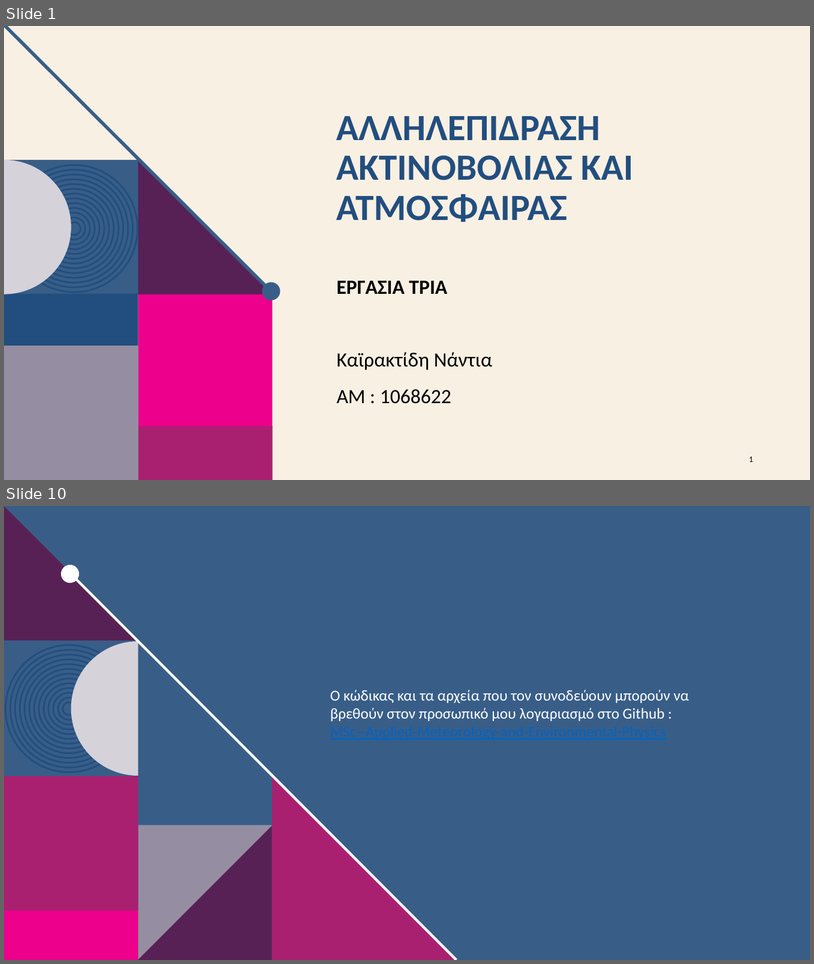
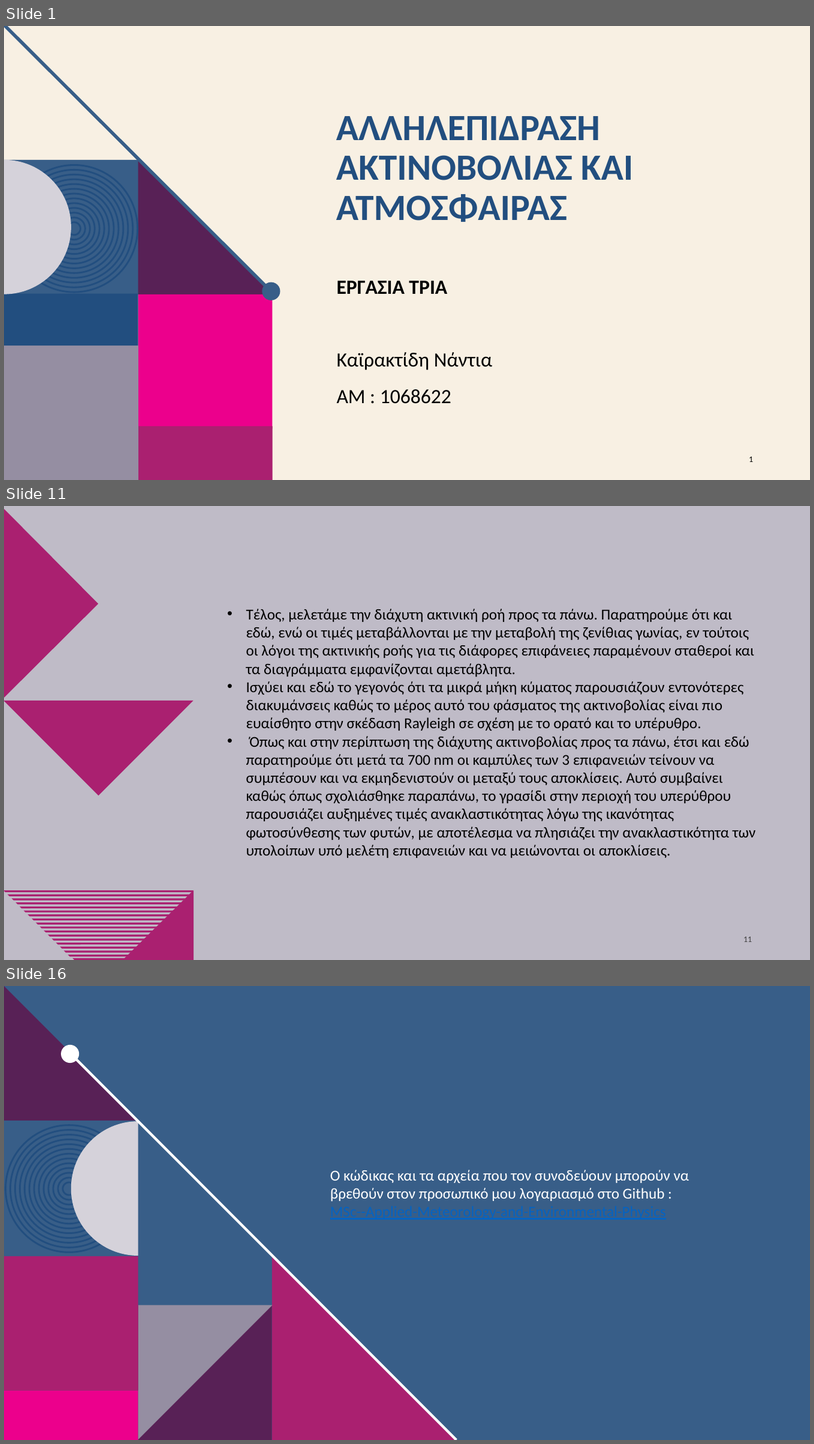
Before and after one commit to nadezsha/MSc---Applied-Meteorology-and-Environmental-Physics, a slide deck: Radiation and Atmosphere Interaction/Report 3/ΕργασίαΤρία.pptx. Shown one above the other, each under a label of ours: slides 1 and 10 before the commit, slides 1, 11 and 16 after it; the slides between them are not shown. The pictures are 814x964 and 814x1444 pixels, drawn with LibreOffice and Linux fonts; fonts in the diff are those of the drawing; background and template pictures are left out. Boxes give left, top, right and bottom in pixels: in the first picture for what was removed or moved away, otherwise in the second. Text is boxed around its words. In the diff, an @@ line names an element or a change of style, - is before the commit and + after.

```diff
--- a/Radiation and Atmosphere Interaction/Report 3/ΕργασίαΤρία.pptx
+++ b/Radiation and Atmosphere Interaction/Report 3/ΕργασίαΤρία.pptx
@@ slide 11 added at <box>4,506,810,960</box>, background #BFBBC7 @@
@@ freeform shape added at <box>4,508,98,699</box>, fill #AA2070 @@
@@ freeform shape added at <box>4,605,194,795</box>, fill #AA2070 @@
@@ text added at <box>246,609,756,858</box>, 18 pt, text #000000 @@
+• Τέλος, μελετάμε την διάχυτη ακτινική ροή προς τα πάνω. Παρατηρούμε ότι και εδώ, ενώ οι τιμές μεταβάλλονται με την μεταβολή της ζενίθιας γωνίας, εν τούτοις οι λόγοι της ακτινικής ροής για τις διάφορες επιφάνειες παραμένουν σταθεροί και τα διαγράμματα εμφανίζονται αμετάβλητα.
+• Ισχύει και εδώ το γεγονός ότι τα μικρά μήκη κύματος παρουσιάζουν εντονότερες διακυμάνσεις καθώς το μέρος αυτό του φάσματος της ακτινοβολίας είναι πιο ευαίσθητο στην σκέδαση Rayleigh σε σχέση με το ορατό και το υπέρυθρο.
+• Όπως και στην περίπτωση της διάχυτης ακτινοβολίας προς τα πάνω, έτσι και εδώ παρατηρούμε ότι μετά τα 700 nm οι καμπύλες των 3 επιφανειών τείνουν να συμπέσουν και να εκμηδενιστούν οι μεταξύ τους αποκλίσεις. Αυτό συμβαίνει καθώς όπως σχολιάσθηκε παραπάνω, το γρασίδι στην περιοχή του υπερύθρου παρουσιάζει αυξημένες τιμές ανακλαστικότητας λόγω της ικανότητας φωτοσύνθεσης των φυτών, με αποτέλεσμα να πλησιάζει την ανακλαστικότητα των υπολοίπων υπό μελέτη επιφανειών και να μειώνονται οι αποκλίσεις.
@@ freeform shape added at <box>123,889,194,960</box>, fill #AA2070 @@
@@ page number added at <box>744,936,752,942</box>, 10 pt, text #404040 @@
+11
@@ group added at <box>4,890,194,956</box>: 17 freeform shapes @@
@@ freeform shape added at <box>72,958,134,960</box>, fill #AA2070 @@
@@ what was slide 10 is now slide 16 @@
```
Also in this commit, not shown: 3 slides changed, 10 other slides added, 5 slides removed.
